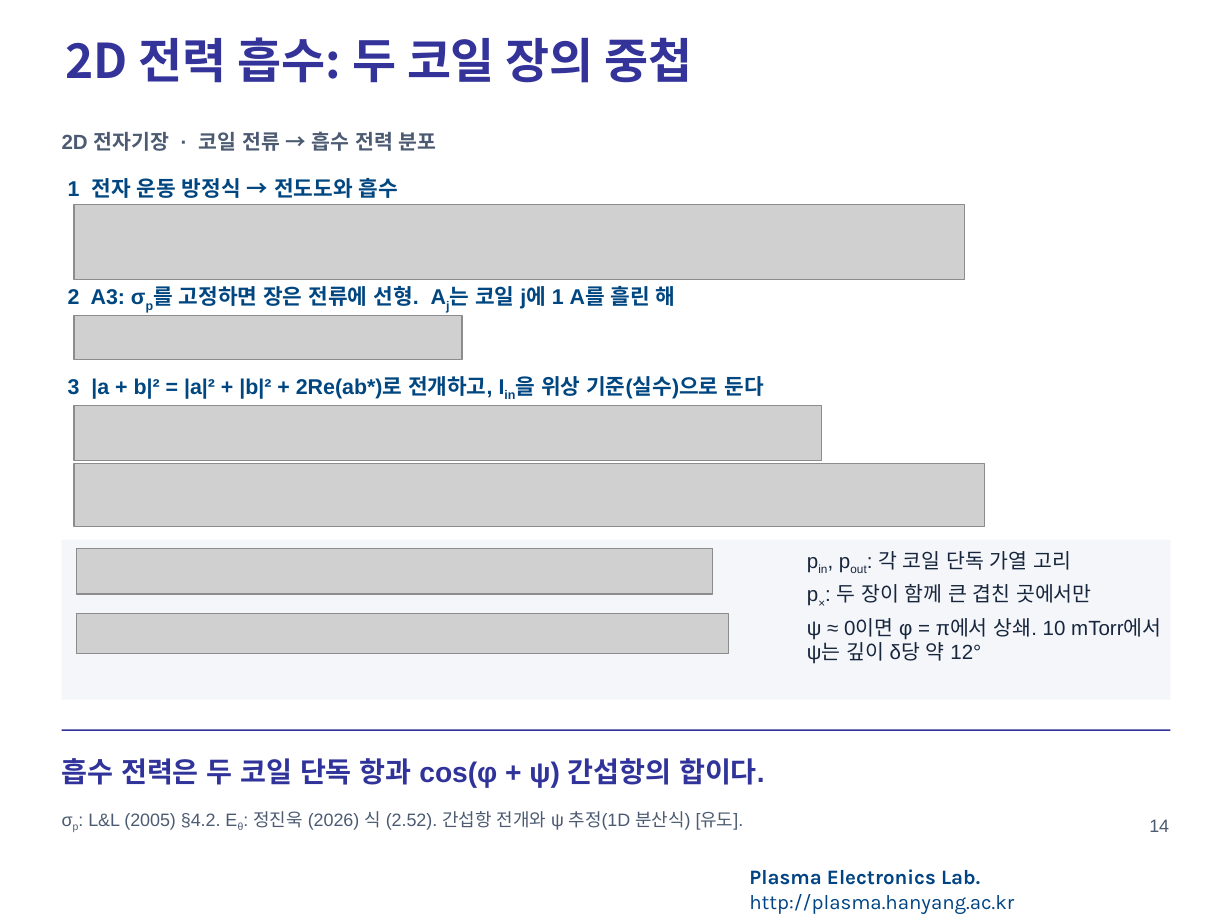
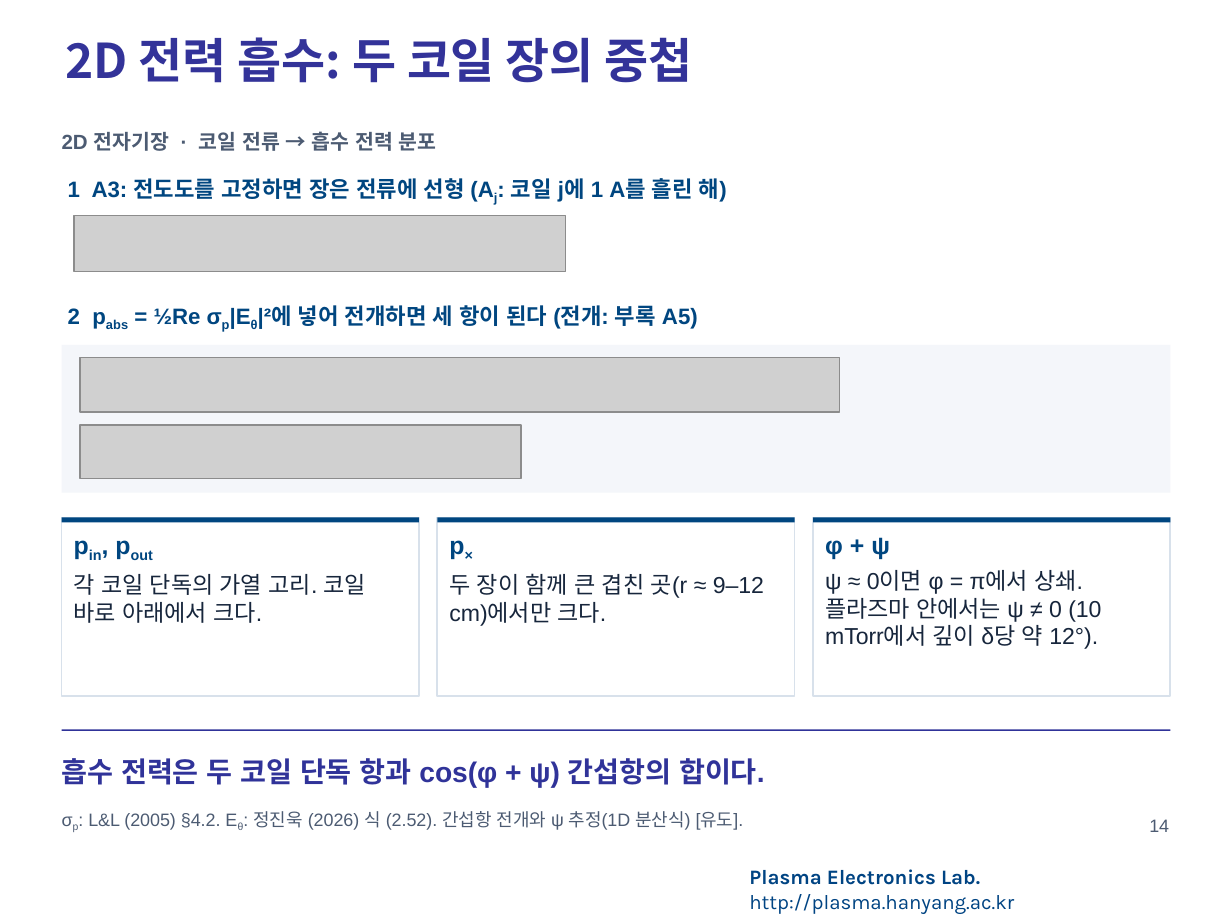
Before and after one commit to garlicjam-pyo/plasma, a slide deck: slide 14 of presentations/1차발표_재구성판.pptx. Drawn at 1232x924 pixels with LibreOffice and Linux fonts; fonts in the diff are those of the drawing; grey boxes stand for pictures; background and template pictures are left out. Boxes give left, top, right and bottom in pixels: in the first picture for what was removed or moved away, otherwise in the second. Text is boxed around its words. In the diff, an @@ line names an element or a change of style, - is before the commit and + after.

```diff
--- a/presentations/1차발표_재구성판.pptx
+++ b/presentations/1차발표_재구성판.pptx
@@ text at (x1=68, y1=178, x2=727, y2=202): text changed; size 12.5 to 13 pt @@
-1 전자 운동 방정식 → 전도도와 흡수
+1 A3: 전도도를 고정하면 장은 전류에 선형 (Aj: 코일 j에 1 A를 흘린 해)
@@ picture removed at (x1=74, y1=205, x2=965, y2=280) @@
@@ picture resized from (x1=74, y1=315, x2=462, y2=360) to (x1=74, y1=216, x2=565, y2=272) @@
@@ text at (x1=68, y1=305, x2=698, y2=329): text changed; size 12.5 to 13 pt @@
-2 A3: σp를 고정하면 장은 전류에 선형. Aj는 코일 j에 1 A를 흘린 해
+2 pabs = ½Re σp|Eθ|²에 넣어 전개하면 세 항이 된다 (전개: 부록 A5)
@@ rectangle resized from (x1=62, y1=540, x2=1170, y2=700) to (x1=62, y1=345, x2=1170, y2=493) @@
@@ picture resized from (x1=76, y1=548, x2=713, y2=594) to (x1=80, y1=357, x2=840, y2=411) @@
@@ text removed at (x1=68, y1=376, x2=763, y2=399) @@
-3 |a + b|² = |a|² + |b|² + 2Re(ab*)로 전개하고, Iin을 위상 기준(실수)으로 둔다
@@ picture resized from (x1=74, y1=405, x2=822, y2=461) to (x1=80, y1=425, x2=521, y2=478) @@
@@ picture removed at (x1=74, y1=463, x2=984, y2=527) @@
@@ rectangle added at (x1=62, y1=517, x2=419, y2=696), outline #D8E1EB 1 pt, 13.5 pt, text #17263C @@
+pin, pout
+각 코일 단독의 가열 고리. 코일 바로 아래에서 크다.
@@ rectangle added at (x1=62, y1=517, x2=419, y2=522), fill #004680 @@
@@ rectangle added at (x1=437, y1=517, x2=795, y2=696), outline #D8E1EB 1 pt, 13.5 pt, text #17263C @@
+p×
+두 장이 함께 큰 겹친 곳(r ≈ 9–12 cm)에서만 크다.
@@ rectangle added at (x1=437, y1=517, x2=795, y2=522), fill #004680 @@
@@ rectangle "φ + ψ" resized from (x1=807, y1=551, x2=1161, y2=664) to (x1=813, y1=517, x2=1170, y2=696) @@
@@ rectangle "φ + ψ" at (x1=813, y1=517, x2=1170, y2=696): outline none to #D8E1EB 1 pt @@
@@ rectangle added at (x1=813, y1=517, x2=1170, y2=522), fill #004680 @@
@@ text in rectangle at (x1=825, y1=537, x2=1101, y2=649): text changed; size 12 to 13.5 pt @@
-pin, pout: 각 코일 단독 가열 고리
-p×: 두 장이 함께 큰 겹친 곳에서만
-ψ ≈ 0이면 φ = π에서 상쇄. 10 mTorr에서 ψ는 깊이 δ당 약 12°
+φ + ψ
+ψ ≈ 0이면 φ = π에서 상쇄. 플라즈마 안에서는 ψ ≠ 0 (10 mTorr에서 깊이 δ당 약 12°).
@@ picture removed at (x1=76, y1=614, x2=729, y2=653) @@
```
Also in this commit, not shown: 18 other slides changed, 5 slides added, 21 other files.
